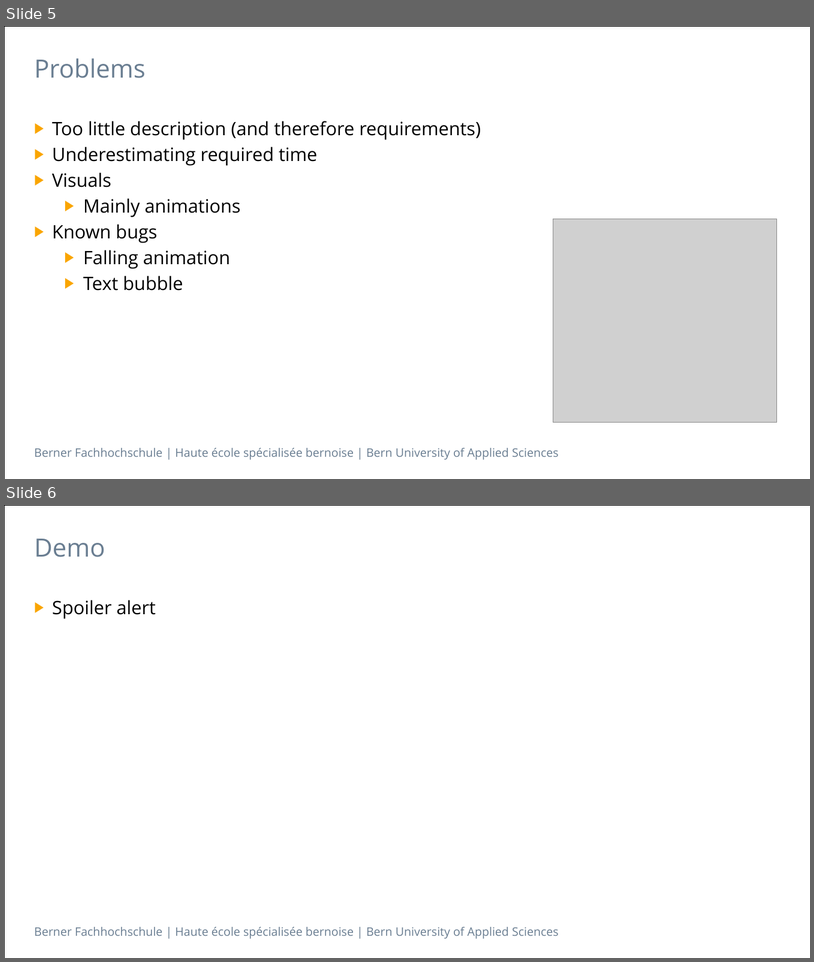
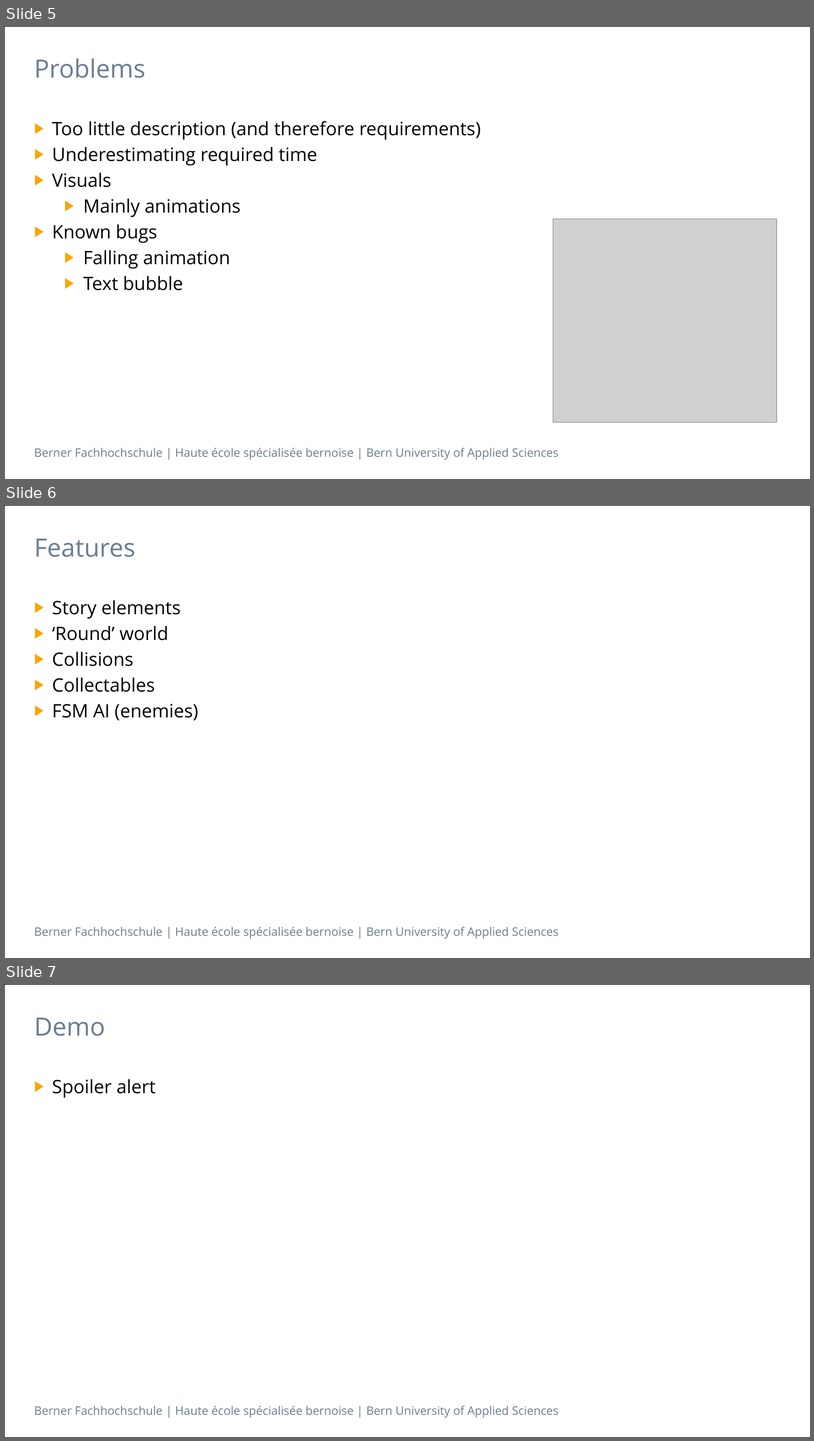
Before and after one commit to B3N5CH1/DiscoPlanet, a slide deck: doc/Presentation.pptx. Shown one above the other, each under a label of ours: slides 5 and 6 before the commit, slides 5, 6 and 7 after it. The pictures are 814x962 and 814x1441 pixels, drawn with LibreOffice and Linux fonts; fonts in the diff are those of the drawing; grey boxes stand for pictures. Boxes give left, top, right and bottom in pixels: in the first picture for what was removed or moved away, otherwise in the second. Text is boxed around its words. In the diff, an @@ line names an element or a change of style, - is before the commit and + after.

```diff
--- a/doc/Presentation.pptx
+++ b/doc/Presentation.pptx
@@ slide 6 added at (4,505,810,958), background #FFFFFF; not listed: 2 template elements that a slide beside it also shows @@
@@ title added at (34,539,135,557), 30 pt, text #697D91 @@
+Features
@@ text added at (52,600,198,720), 22 pt, text #000000 @@
+▶ Story elements
+▶ ‘Round’ world
+▶ Collisions
+▶ Collectables
+▶ FSM AI (enemies)
@@ what was slide 6 is now slide 7 @@
```
Also in this commit, not shown: 2 slides changed, 1 other slide added.
